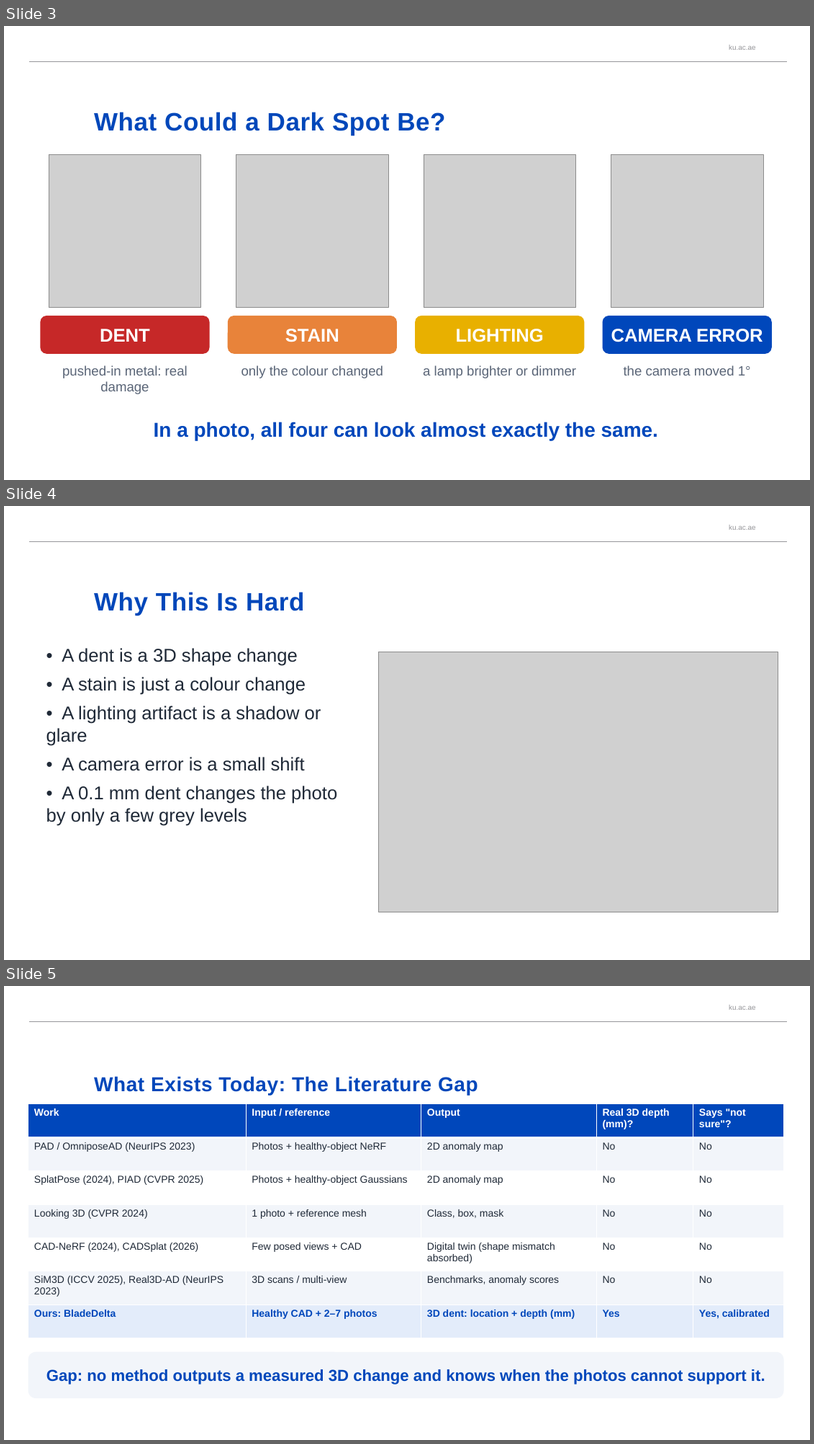
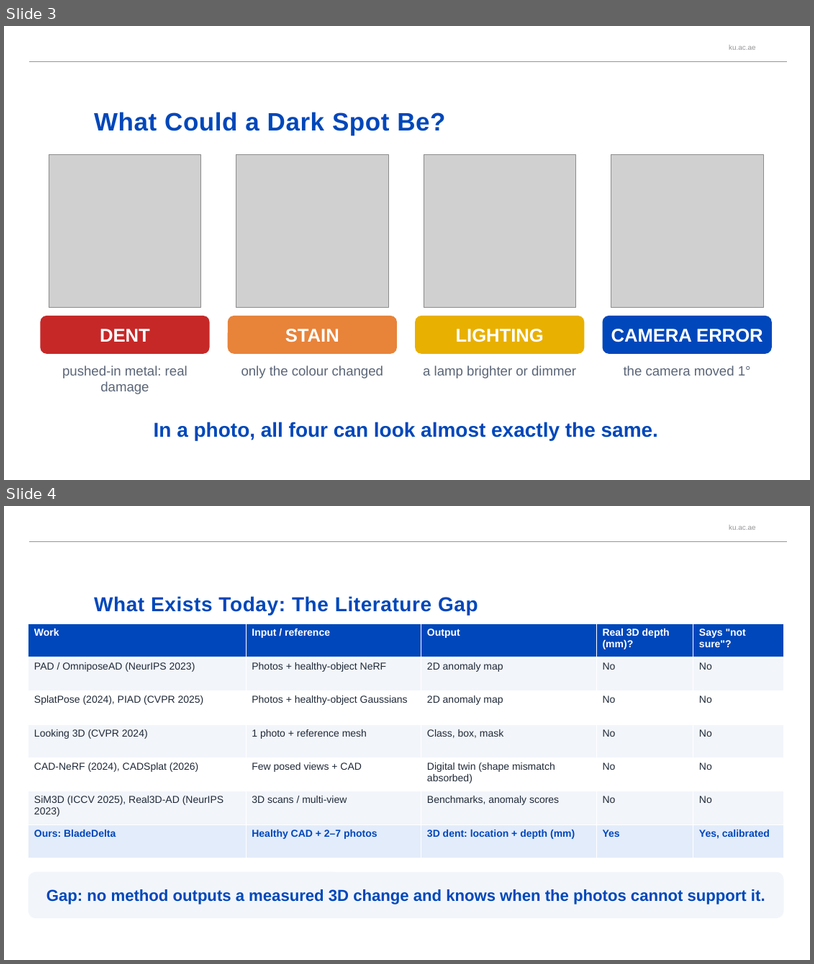
Before and after one commit to afeefaaazam03/3D-Jetblade, a slide deck: media/BladeDelta_presentation.pptx. Shown one above the other, each under a label of ours: slides 3, 4 and 5 before the commit, slides 3 and 4 after it. The pictures are 814x1444 and 814x964 pixels, drawn with LibreOffice and Linux fonts; fonts in the diff are those of the drawing; grey boxes stand for pictures; background and template pictures are left out. Boxes give left, top, right and bottom in pixels: in the first picture for what was removed or moved away, otherwise in the second. Text is boxed around its words. In the diff, an @@ line names an element or a change of style, - is before the commit and + after.

```diff
--- a/media/BladeDelta_presentation.pptx
+++ b/media/BladeDelta_presentation.pptx
@@ slide 4 removed at (4, 506, 810, 960), background #FFFFFF; not listed: 2 template elements that a slide beside it also shows @@
@@ title removed at (94, 592, 304, 615) @@
-Why This Is Hard
@@ text removed at (46, 648, 337, 826) @@
-• A dent is a 3D shape change
-• A stain is just a colour change
-• A lighting artifact is a shadow or glare
-• A camera error is a small shift
-• A 0.1 mm dent changes the photo by only a few grey levels
@@ picture removed at (379, 652, 778, 912) @@
@@ what was slide 5 is now slide 4 @@
```
Also in this commit, not shown: 1 slide changed, 13 other slides removed.
